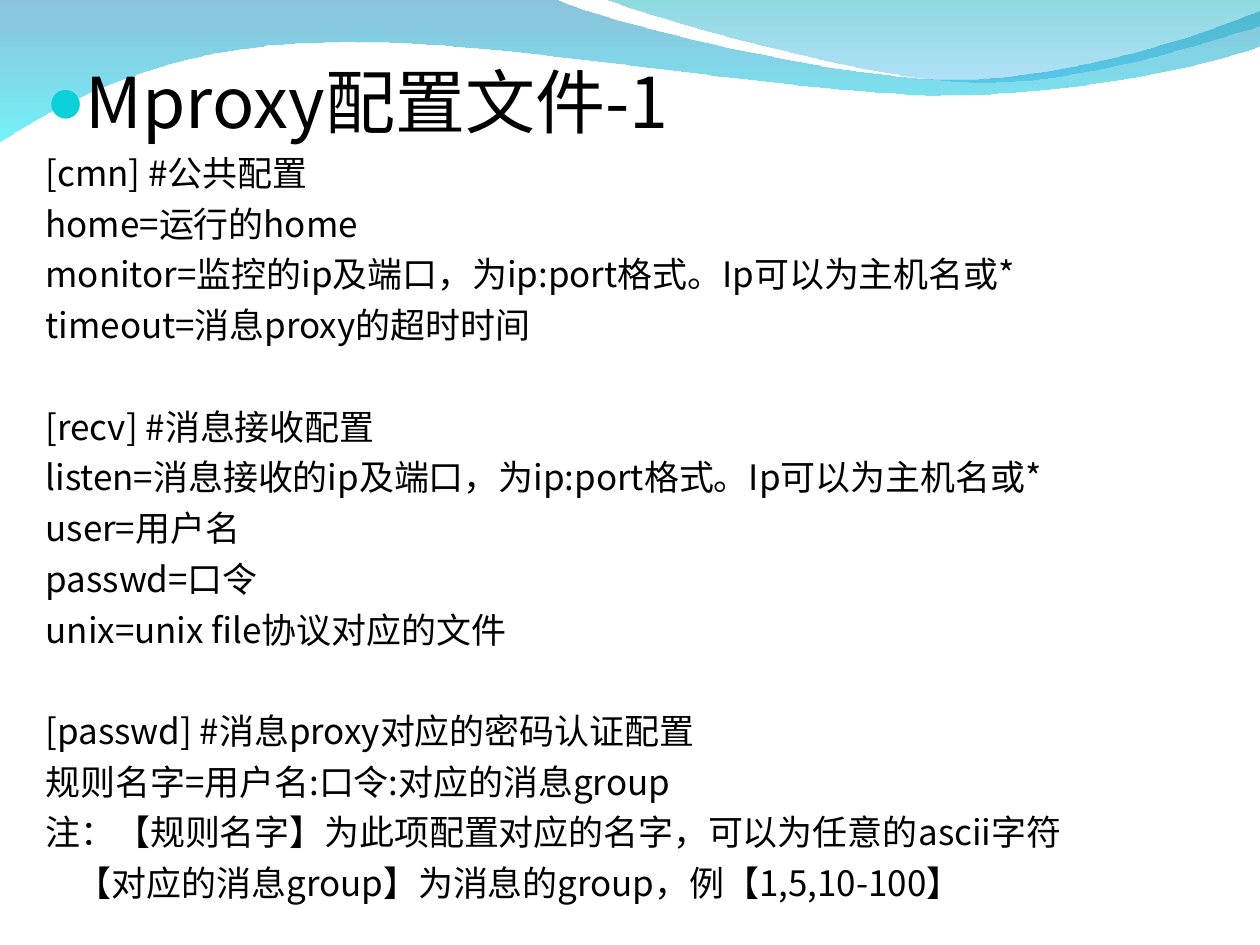
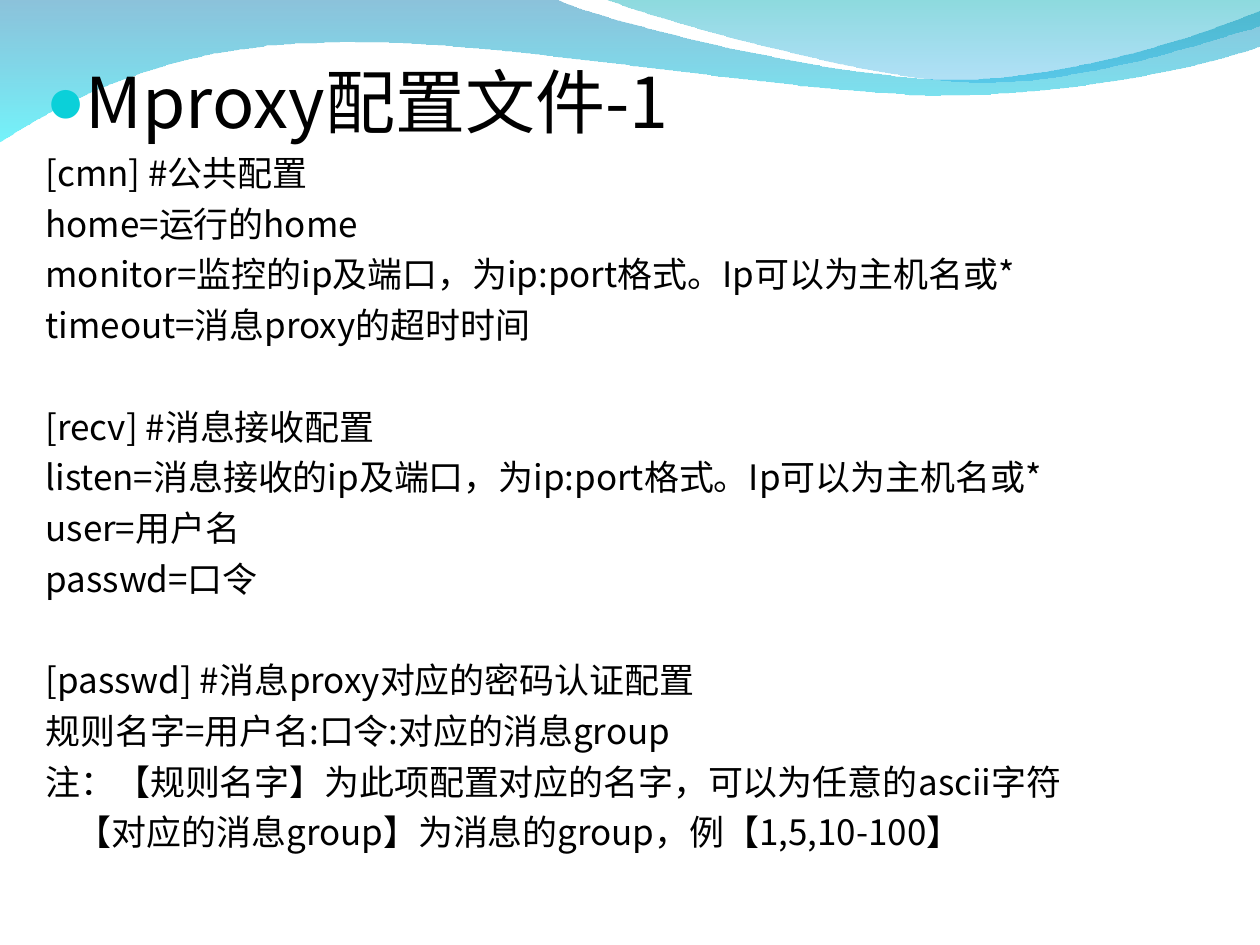
Before and after one commit to burstas/cwinux-mq, a slide deck: slide 12 of mq/doc/mq_introduce.ppt. Drawn at 1260x945 pixels with LibreOffice and Linux fonts; fonts in the diff are those of the drawing; background and template pictures are left out. Boxes give left, top, right and bottom in pixels: in the first picture for what was removed or moved away, otherwise in the second. Text is boxed around its words. In the diff, an @@ line names an element or a change of style, - is before the commit and + after.

```diff
--- a/mq/doc/mq_introduce.ppt
+++ b/mq/doc/mq_introduce.ppt
@@ text at (46, 613, 507, 646): paragraph removed @@
-unix=unix file协议对应的文件
```
Also in this commit, not shown: 4 other slides changed, 1 slide removed.
